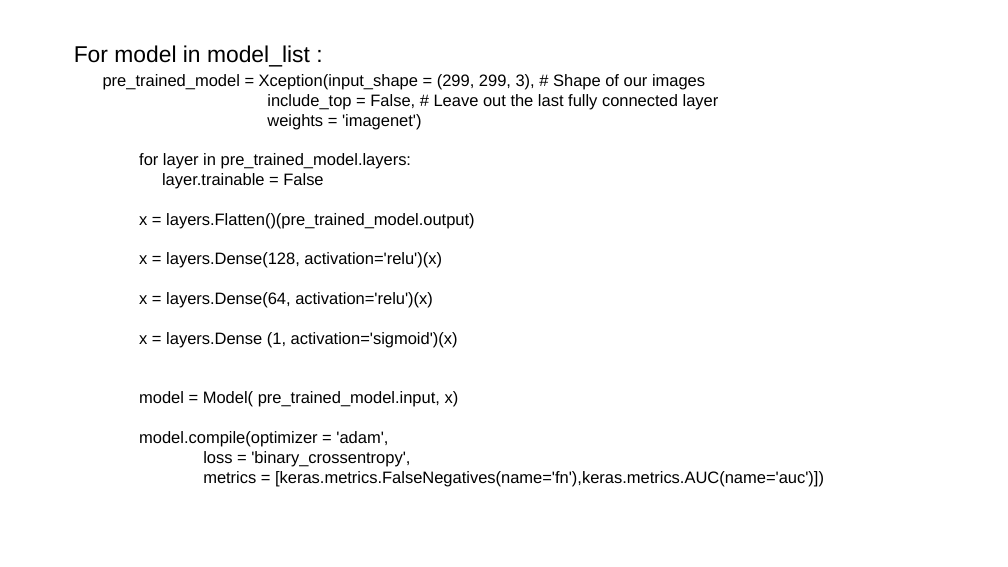
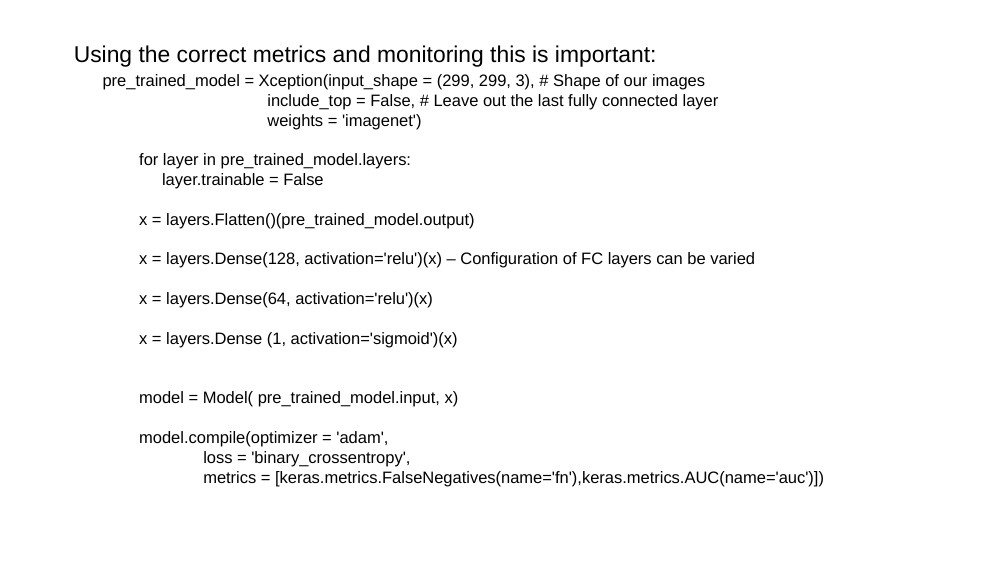
Before and after one commit to anirbankonar123/ComputerVisionBlog, a slide deck: slide 5 of ComputerVision-Blog.odp. Drawn at 1008x567 pixels with LibreOffice and Linux fonts; fonts in the diff are those of the drawing. Boxes give left, top, right and bottom in pixels: in the first picture for what was removed or moved away, otherwise in the second. Text is boxed around its words. In the diff, an @@ line names an element or a change of style, - is before the commit and + after.

```diff
--- a/ComputerVision-Blog.odp
+++ b/ComputerVision-Blog.odp
@@ text removed at (74, 45, 310, 67) @@
-For model in model_list :
@@ text added at (74, 45, 657, 67), 18 pt, text #000000 @@
+Using the correct metrics and monitoring this is important:
@@ text at (139, 252, 755, 268): text changed @@
-x = layers.Dense(128, activation='relu')(x)
+x = layers.Dense(128, activation='relu')(x) – Configuration of FC layers can be varied
```
Also in this commit, not shown: 6 other slides changed, 1 slide added.
